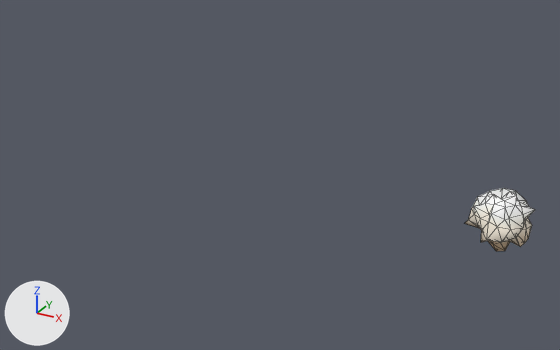
Before and after pictures for a commit that changed the FBX model Assets/Art/3D/Props/PaperBall.fbx.
Rendered twice from a 50 mm camera at (3.45, -3.38, 1.89) aimed at (1.5, 0.17, 0.12). Arrows for +X, +Y and +Z are at lower left; the lights stay in place. Mesh edges are drawn as thin lines. Where no turn or scale is listed for an object, it has been applied to the vertices.

Names of what the first picture shows: 'PaperBall'.
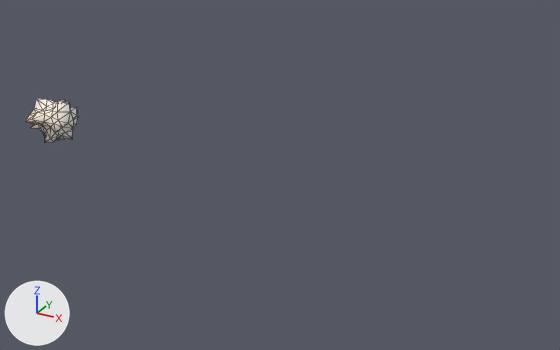
Where the newer file only moved an object's origin or applied its transform, the numbers keep the older frame.

What differs and where, as boxes [x1, y1, x2, y2] in the pictures (560 x 350 px):
'PaperBall', surface changed, reshaped (25% narrower, 30% shorter): before [465, 188, 535, 251]; after [26, 99, 78, 143]

The change, as a diff of the scene's bpy script:
```diff
--- a/Assets/Art/3D/Props/PaperBall.fbx.py
+++ b/Assets/Art/3D/Props/PaperBall.fbx.py
@@ img_paletteg_png @@
-img_paletteg_png = load_image('PaletteG.png', '../../Textures/PaletteG.png', 1024, 1024, 'sRGB')
+img_paletteg_png = load_image('PaletteG.png', '../../Textures/PaletteG.png', 1024, 1024, 'Non-Color')
@@ me_icosphere @@
 me_icosphere.from_pydata(...)  # 92 vertices, 180 faces; spans x -0.173..0.148, y -0.189..0.162, z -0.181..0.139
 # used by ob_paperball; location = (2.783, 0.0, 0.225)
+# me_icosphere part 1: the whole mesh is multiplied about its middle by the matrix ((0.675, -0.734, 0.074), (-0.307, -0.188, 0.933), (-0.671, -0.652, -0.352)), then moved by (-2.991, 0.187, -0.033)
 me_icosphere.materials.append(mat_material_005)
```
